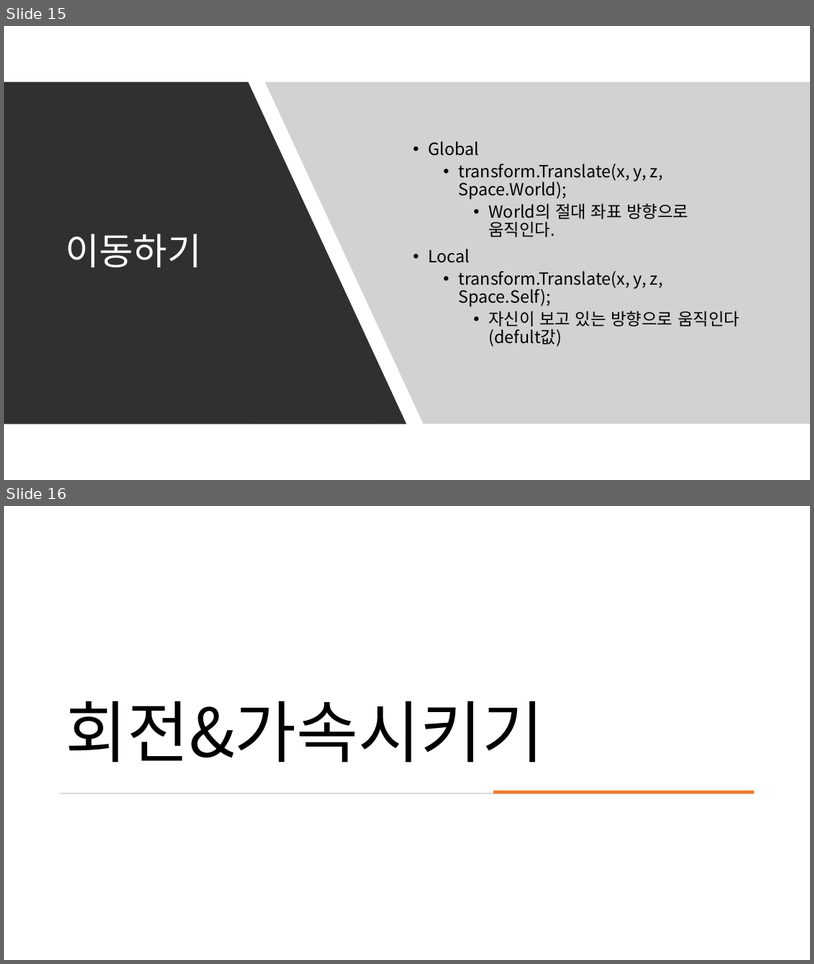
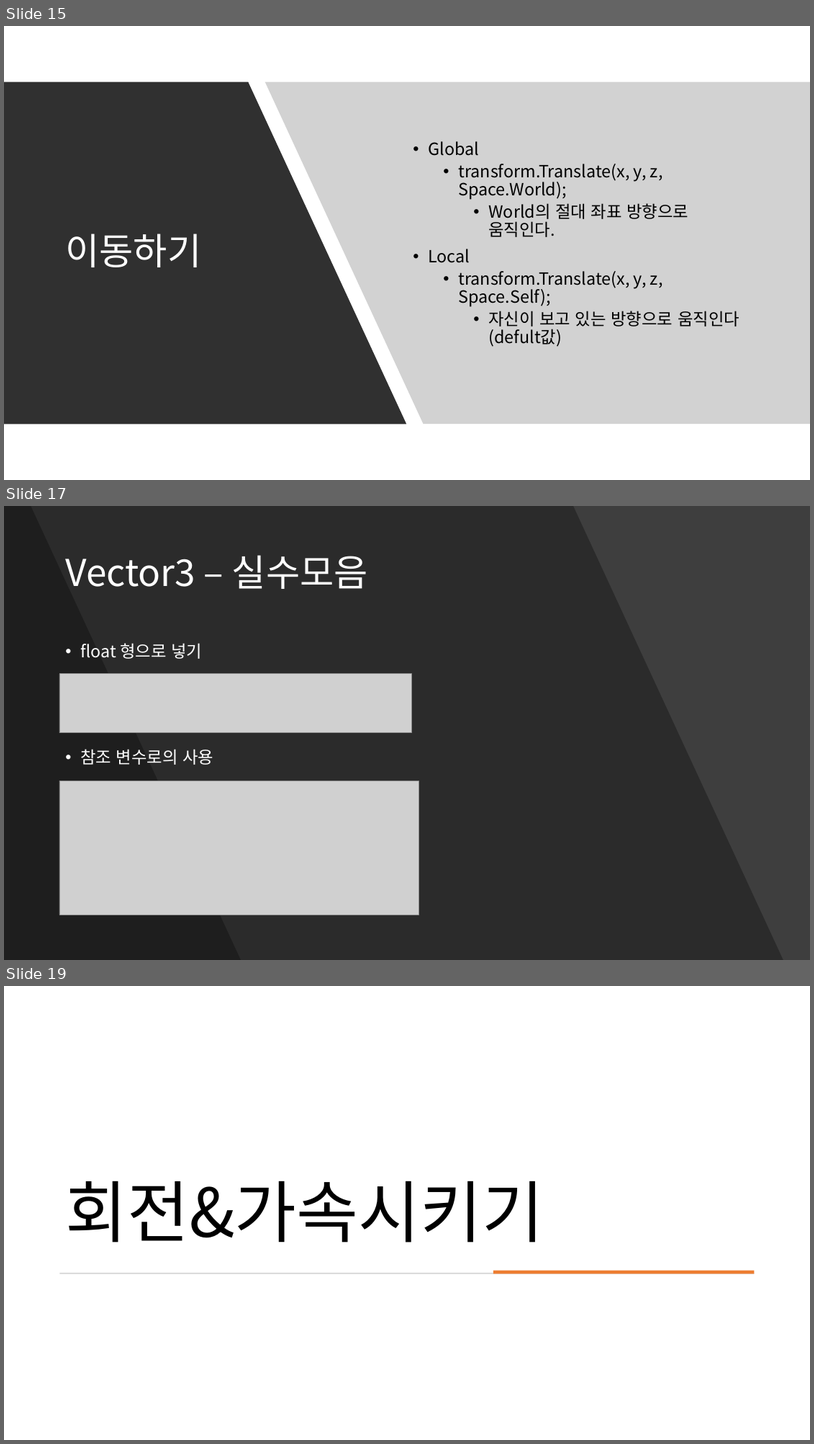
Before and after one commit to kjh99660/Study_powerpoint, a slide deck: C#스터디/c# 스터디 6주 차.pptx. Shown one above the other, each under a label of ours: slides 15 and 16 before the commit, slides 15, 17 and 19 after it; the slides between them are not shown. The pictures are 814x964 and 814x1444 pixels, drawn with LibreOffice and Linux fonts; fonts in the diff are those of the drawing; grey boxes stand for pictures. Boxes give left, top, right and bottom in pixels: in the first picture for what was removed or moved away, otherwise in the second. Text is boxed around its words. In the diff, an @@ line names an element or a change of style, - is before the commit and + after.

```diff
--- a/C#스터디/c# 스터디 6주 차.pptx
+++ b/C#스터디/c# 스터디 6주 차.pptx
@@ slide 17 added at bbox=[4, 506, 810, 960], background #454545 @@
@@ rectangle added at bbox=[4, 506, 810, 960], fill #000000 at 9% opacity @@
@@ freeform shape added at bbox=[4, 506, 784, 960], fill #000000 at 30% opacity @@
@@ freeform shape added at bbox=[4, 506, 241, 960], fill #000000 at 30% opacity @@
@@ title added at bbox=[65, 555, 368, 589], 44 pt, text #FFFFFF @@
+Vector3 – 실수모음
@@ text added at bbox=[80, 643, 214, 764], 20 pt, text #FFFFFF @@
+• float 형으로 넣기
+• 참조 변수로의 사용
@@ picture added at bbox=[59, 674, 412, 733] @@
@@ picture added at bbox=[59, 780, 419, 915] @@
@@ what was slide 16 is now slide 19 @@
```
Also in this commit, not shown: 1 slide changed, 6 other slides added, 14 other files.
